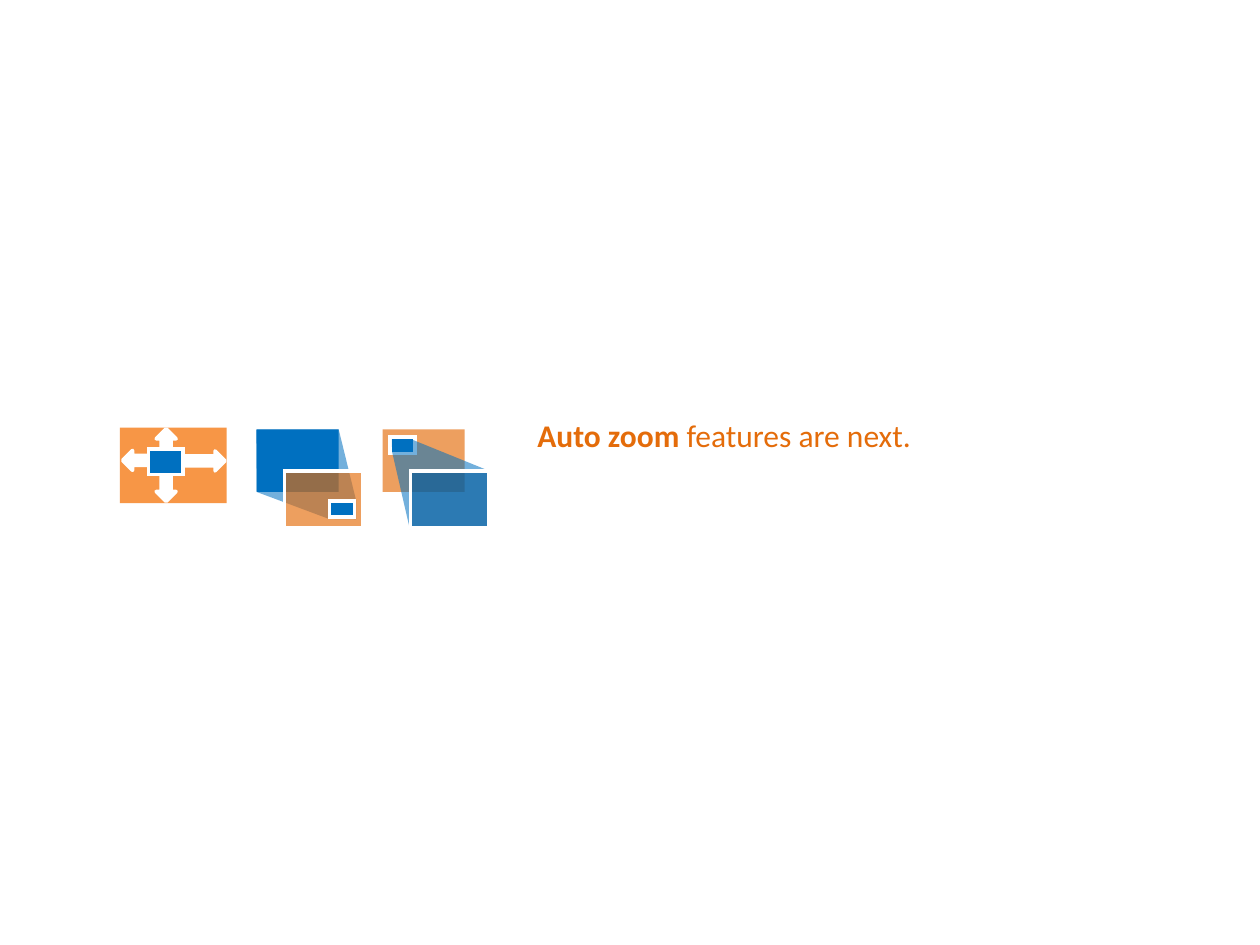
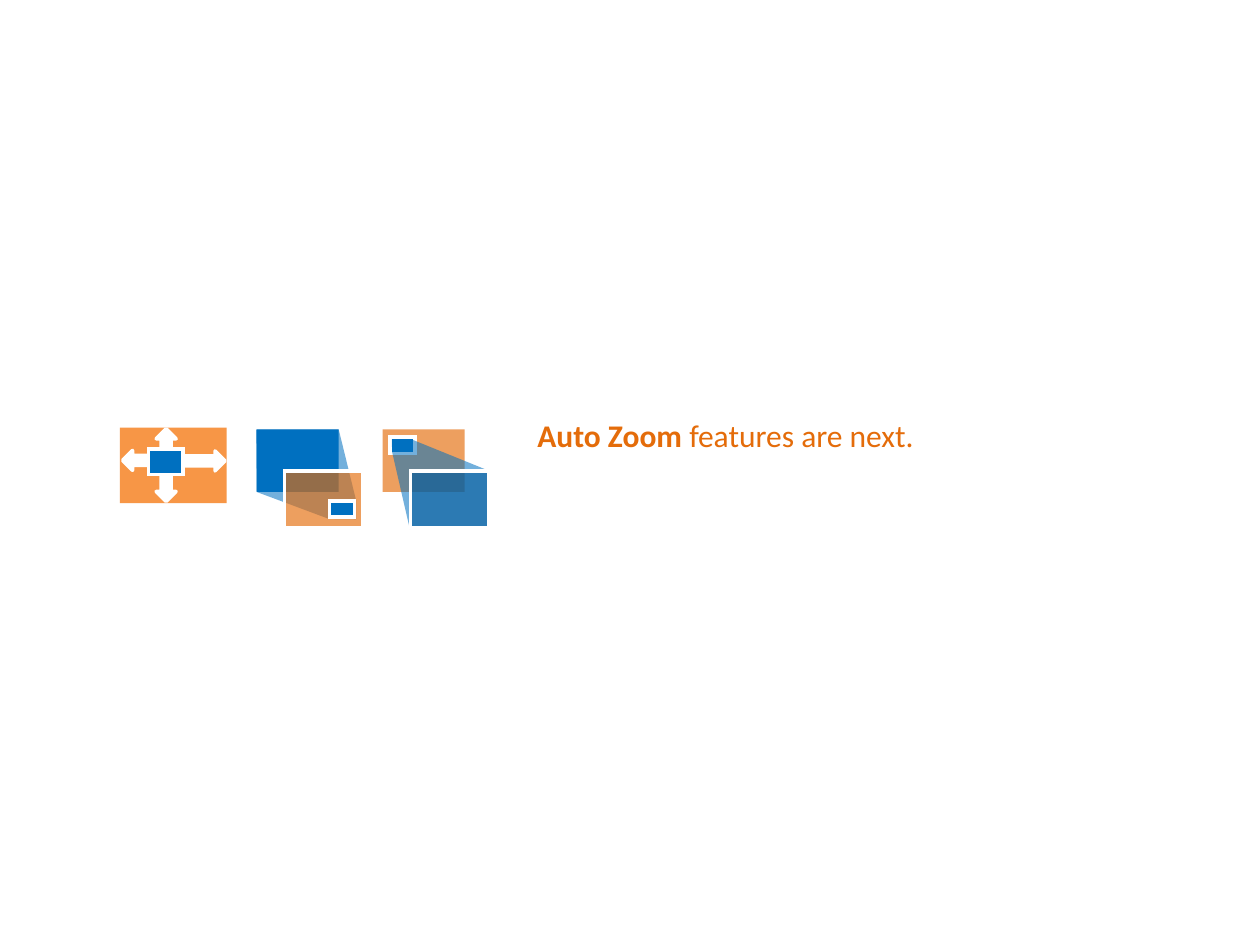
Before and after one commit to PowerPointLabs/PowerPointLabs, a slide deck: slide 17 of doc/PowerPointLabs Quick Tutorial.pptx. Drawn at 1260x945 pixels with LibreOffice and Linux fonts; fonts in the diff are those of the drawing. Boxes give left, top, right and bottom in pixels: in the first picture for what was removed or moved away, otherwise in the second. Text is boxed around its words. In the diff, an @@ line names an element or a change of style, - is before the commit and + after.

Commit message:
Update icons and phrasing of tutorial slides.
In particular, the Highlight Points section was changed - it previously
referred to Highlight Text instead.

```diff
--- a/doc/PowerPointLabs Quick Tutorial.pptx
+++ b/doc/PowerPointLabs Quick Tutorial.pptx
@@ text at (x1=537, y1=425, x2=914, y2=448): text changed @@
-Auto zoom features are next.
+Auto Zoom features are next.
```
Also in this commit, not shown: 23 other slides changed.
